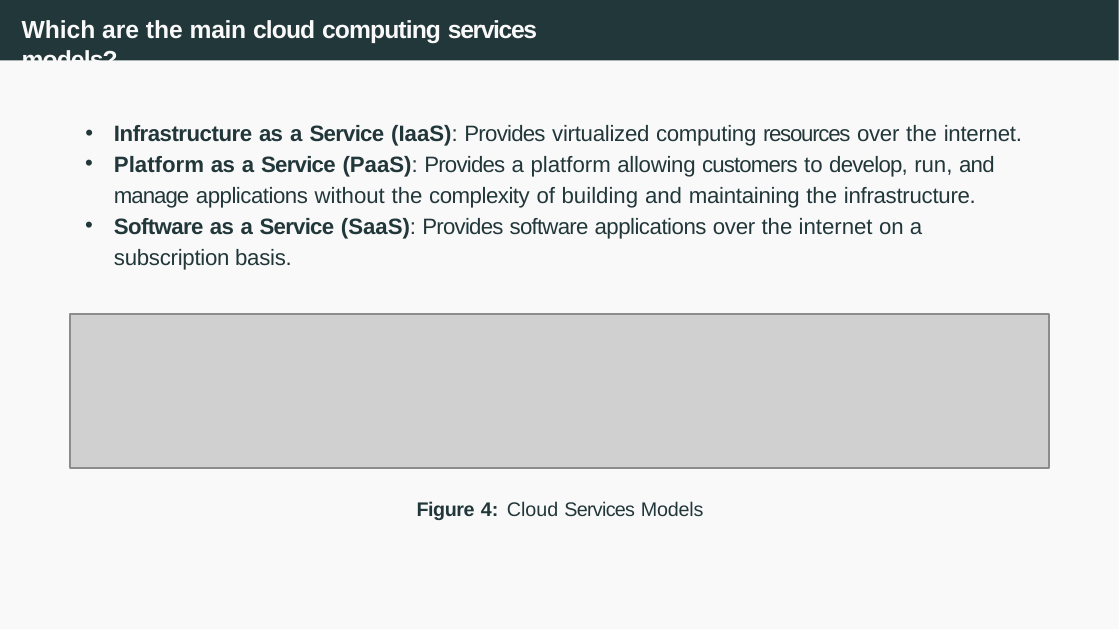
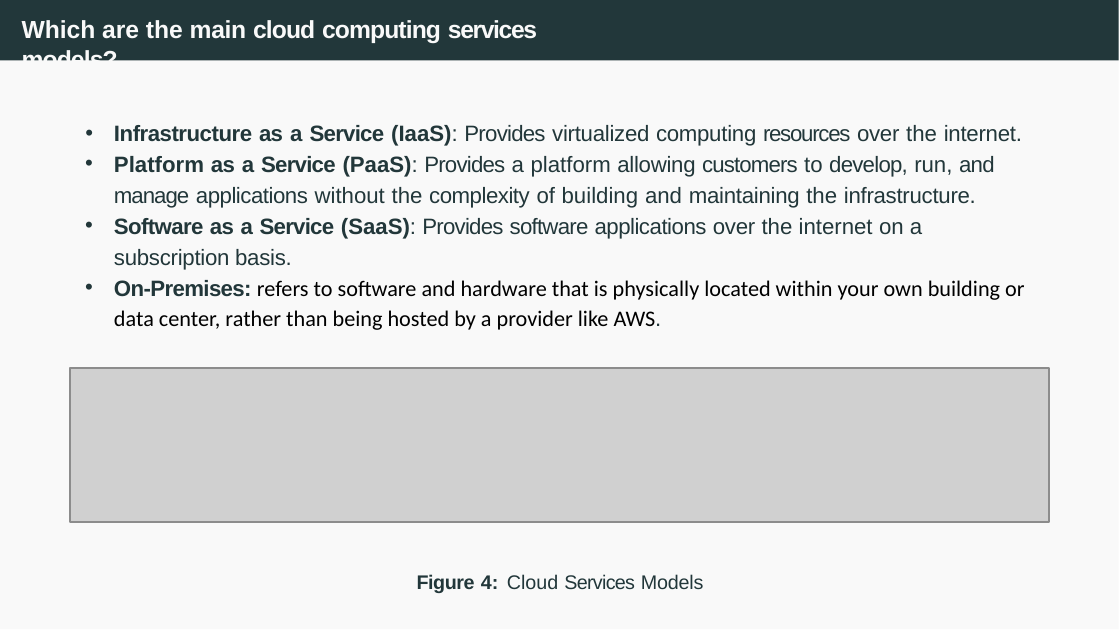
Before and after one commit to joanpaucm/HPDCB, a slide deck: slide 13 of src/slides/Session 1 and 2 - Introduction to Cloud Computing + Github Pages-2026.pptx. Drawn at 1120x630 pixels with LibreOffice and Linux fonts; fonts in the diff are those of the drawing; grey boxes stand for pictures. Boxes give left, top, right and bottom in pixels: in the first picture for what was removed or moved away, otherwise in the second. Text is boxed around its words. In the diff, an @@ line names an element or a change of style, - is before the commit and + after.

```diff
--- a/src/slides/Session 1 and 2 - Introduction to Cloud Computing + Github Pages-2026.pptx
+++ b/src/slides/Session 1 and 2 - Introduction to Cloud Computing + Github Pages-2026.pptx
@@ text at (114, 280, 1024, 330): paragraph added @@
+• On-Premises: refers to software and hardware that is physically located within your own building or data center, rather than being hosted by a provider like AWS.
@@ picture: place and size @@
-picture at (69, 314, 1047, 469)
+picture at (69, 367, 1047, 522)
@@ text "Figure 4: Cloud Services Models": place and size @@
-text "Figure 4: Cloud Services Models" at (417, 501, 703, 520)
+text "Figure 4: Cloud Services Models" at (417, 574, 703, 593)
```
Also in this commit, not shown: 6 other slides changed, 7 other files.
